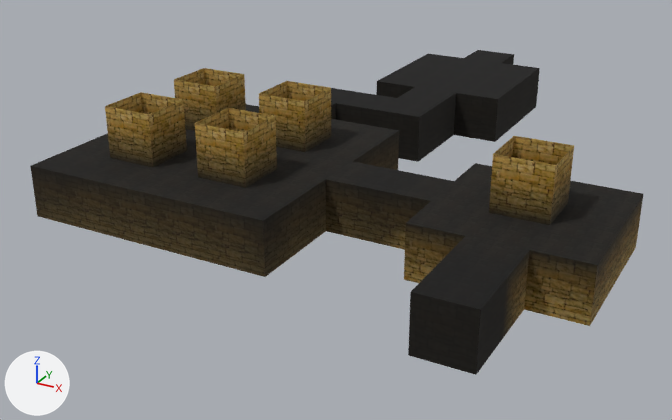
Two versions of the glTF model Resources/ArtDungeonScene1/ArtDungeonScene1.glb, one commit apart.
Camera for both pictures: a 50 mm camera at (3.95, -11.66, 7.04) aimed at (-4.48, 3.65, -0.62). Arrows for +X, +Y and +Z are at lower left; the lights stay in place. Vertices at the same position are counted once.

Before the edit, the objects in view are built like this:
```python
me_cube = bpy.data.meshes.new('Cube')
me_cube.from_pydata(...)  # 188 vertices, 362 faces; spans x -8.5..1.5, y -1.5..11.5, z 0.0..2.0
# faces by material slot: [96, 106, 160]
me_cube.materials.append(mat_ceilingtiles)
me_cube.materials.append(mat_groundtiles)
me_cube.materials.append(mat_wallstone)
ob_levelmesh = bpy.data.objects.new('LevelMesh', me_cube)
ob_levelmesh.location = (0.0, 0.0, 0.0)
```
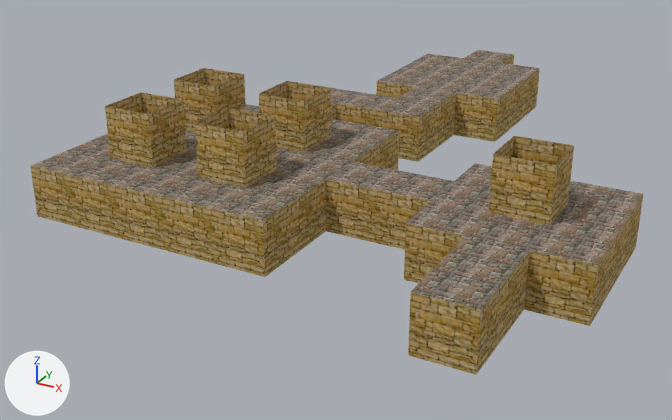
Boxes [x1, y1, x2, y2] around the edits, measured in the pictures (672 x 420 px):
part 1 of me_cube, added (brown)
    after: [30, 50, 643, 375]

What the commit changed:
me_cube is used by ob_levelmesh; location (0.0, 0.0, 0.0).
me_cube had 188 vertices, 362 faces and spanned x -8.5..1.5, y -1.5..11.5, z 0.0..2.0.
me_cube now has 741 vertices, 1448 faces and spans x -8.5..1.5, y -1.5..11.5, z 0.0..2.0.
me_cube part 1: 553 vertices added at x -8.5..1.5, y -1.5..11.5, z 0.0..2.0.
